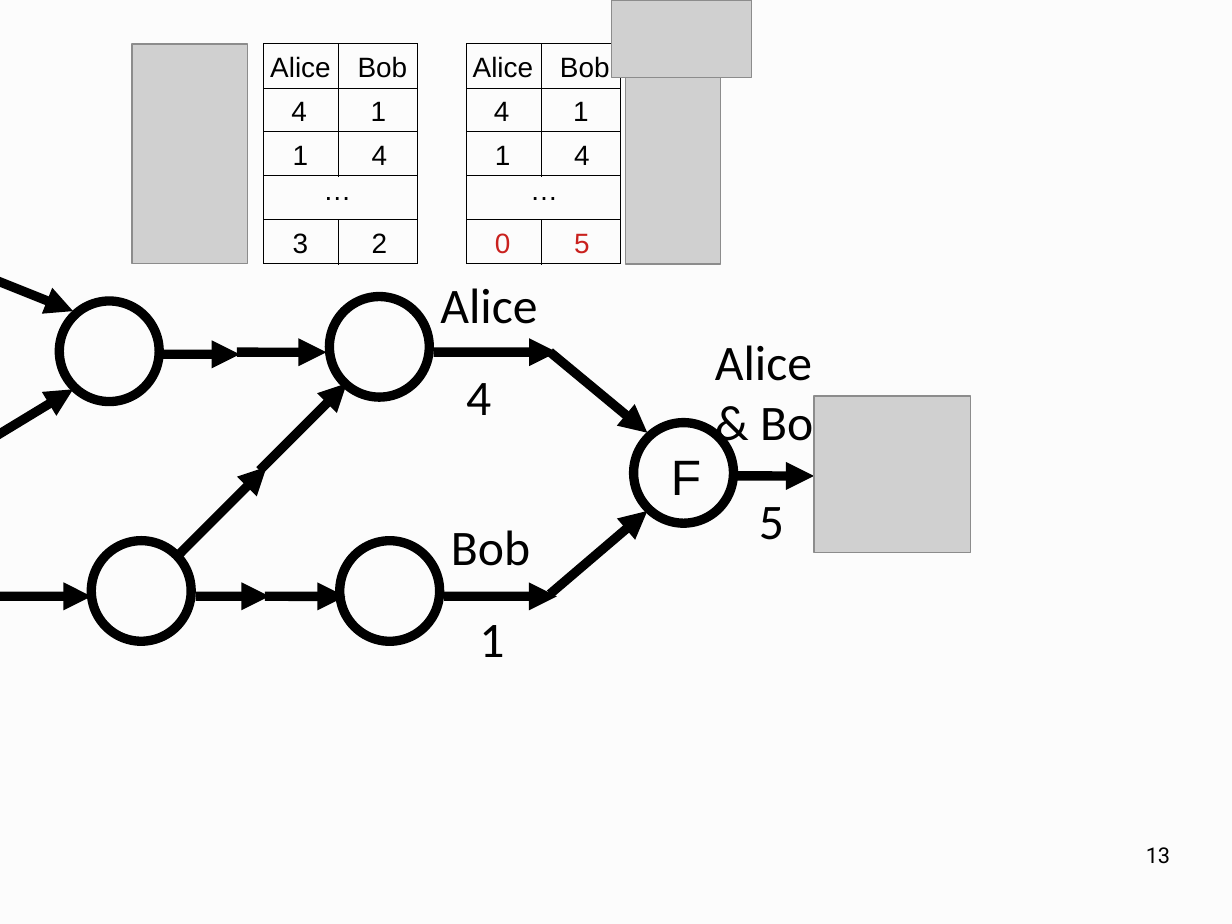
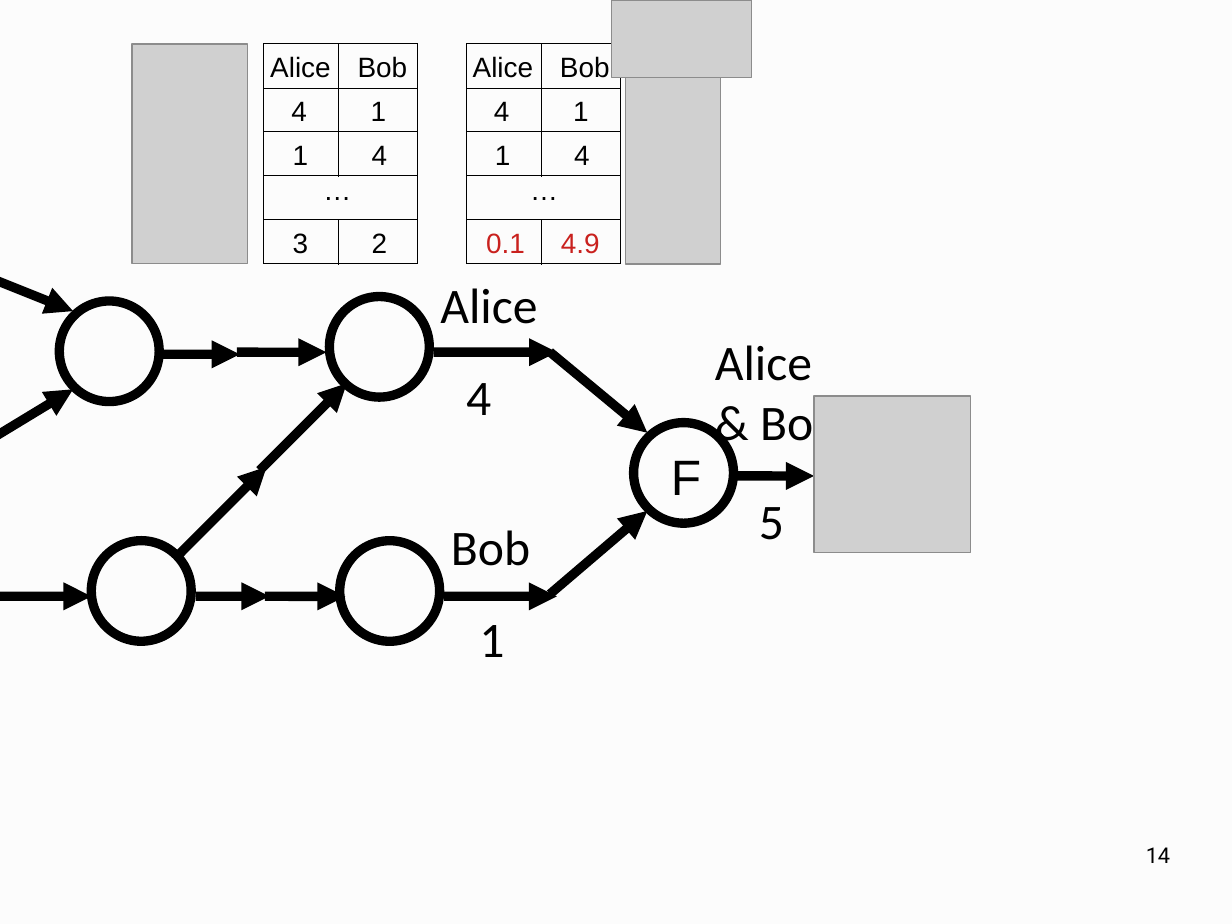
Before and after one commit to OrfeasLitos/PaymentChannels, a slide deck: slide 14 of one-hour-slides/direct-channels-slides.odp (slide 13 before the commit). Drawn at 1232x924 pixels with LibreOffice and Linux fonts; fonts in the diff are those of the drawing; grey boxes stand for pictures. Boxes give left, top, right and bottom in pixels: in the first picture for what was removed or moved away, otherwise in the second. Text is boxed around its words. In the diff, an @@ line names an element or a change of style, - is before the commit and + after.

```diff
--- a/one-hour-slides/direct-channels-slides.odp
+++ b/one-hour-slides/direct-channels-slides.odp
@@ text at (x1=486, y1=233, x2=525, y2=254): text changed @@
-0
+0.1
@@ text added at (x1=561, y1=233, x2=600, y2=254), 18 pt, text #C9211E @@
+4.9
@@ text removed at (x1=574, y1=233, x2=590, y2=254) @@
-5
@@ page number at (x1=1146, y1=847, x2=1170, y2=863): text changed @@
-13
+14
```
Also in this commit, not shown: 8 other slides changed, 1 slide added, 3 other files.
